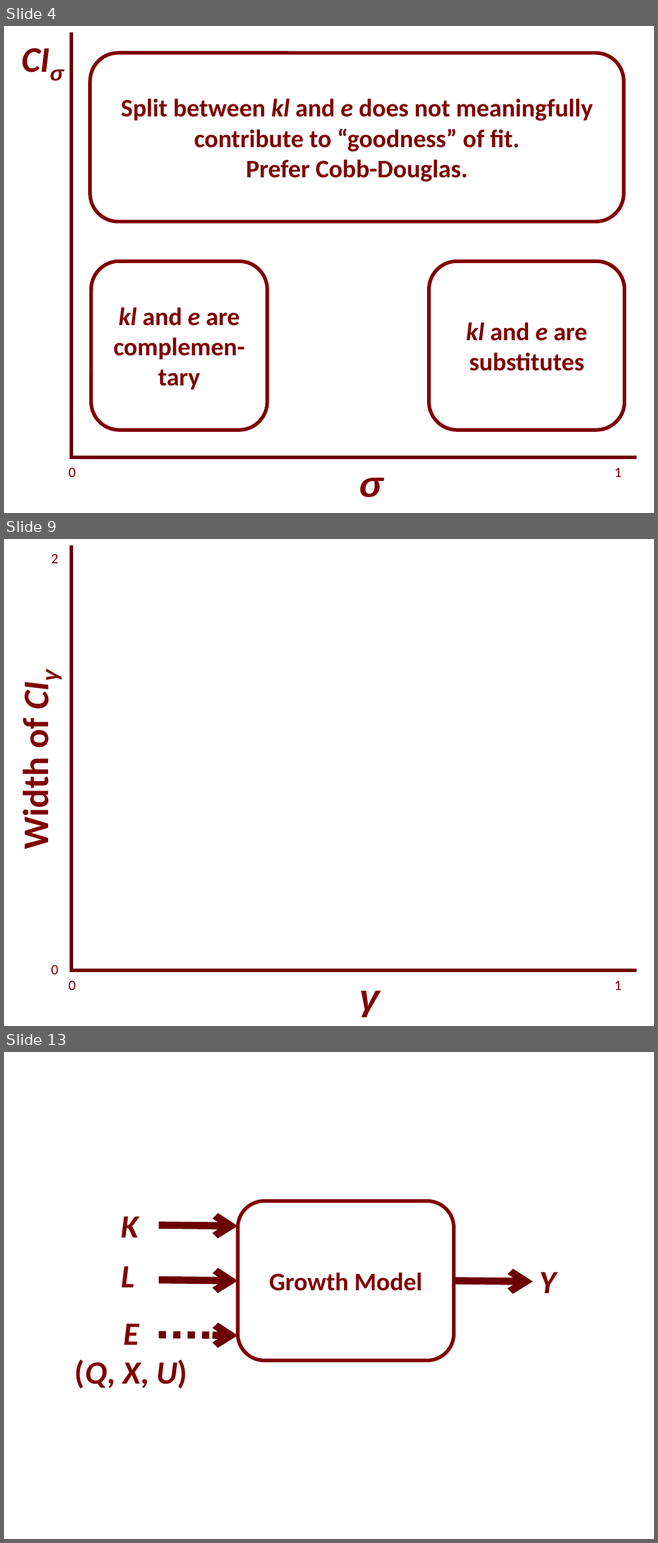
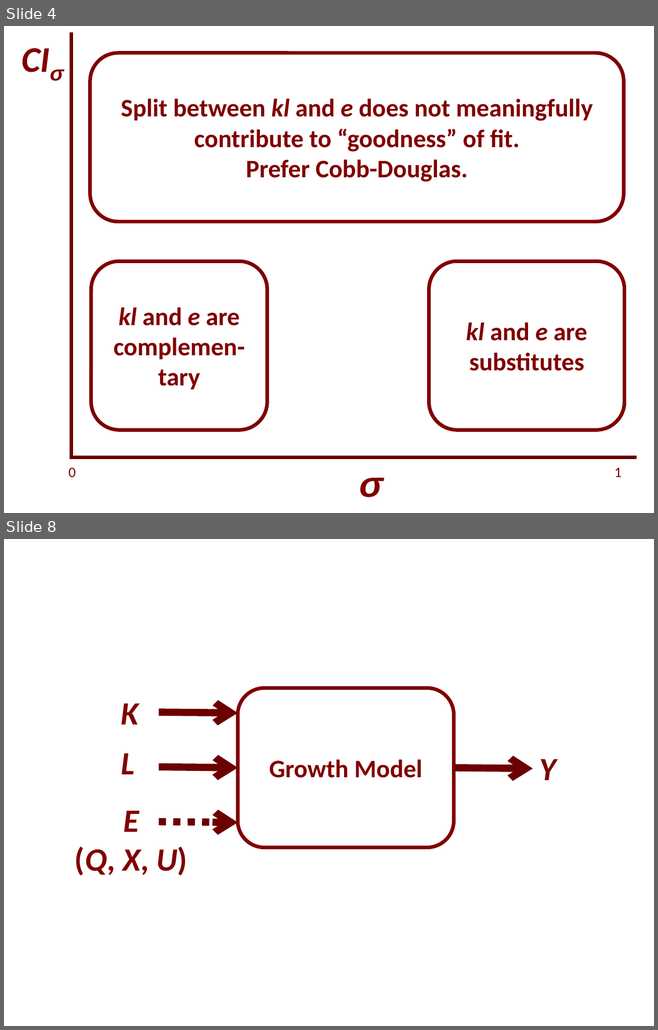
Before and after one commit to EconModels/MacroGrowth, a slide deck: figure_other/Seminar Figures.pptx. Shown one above the other, each under a label of ours: slides 4, 9 and 13 before the commit, slides 4 and 8 after it; the slides between them are not shown. The pictures are 658x1543 and 658x1030 pixels, drawn with LibreOffice and Linux fonts; fonts in the diff are those of the drawing. Boxes give left, top, right and bottom in pixels: in the first picture for what was removed or moved away, otherwise in the second. Text is boxed around its words. In the diff, an @@ line names an element or a change of style, - is before the commit and + after.

```diff
--- a/figure_other/Seminar Figures.pptx
+++ b/figure_other/Seminar Figures.pptx
@@ slide 9 removed at (x1=4, y1=539, x2=654, y2=1026), background #FFFFFF @@
@@ text removed at (x1=51, y1=554, x2=59, y2=563) @@
-2
@@ line removed from (71, 972) to (71, 545) @@
@@ text removed at (x1=14, y1=721, x2=58, y2=847) @@
-Width of CIγ
@@ text removed at (x1=51, y1=965, x2=59, y2=975) @@
-0
@@ line removed from (71, 971) to (636, 971) @@
@@ text removed at (x1=68, y1=981, x2=76, y2=990) @@
-0
@@ text removed at (x1=359, y1=991, x2=379, y2=1016) @@
-γ
@@ text removed at (x1=614, y1=981, x2=622, y2=990) @@
-1
@@ what was slide 13 is now slide 8 @@
```
Also in this commit, not shown: 3 slides changed, 4 other slides removed, 18 other files.
